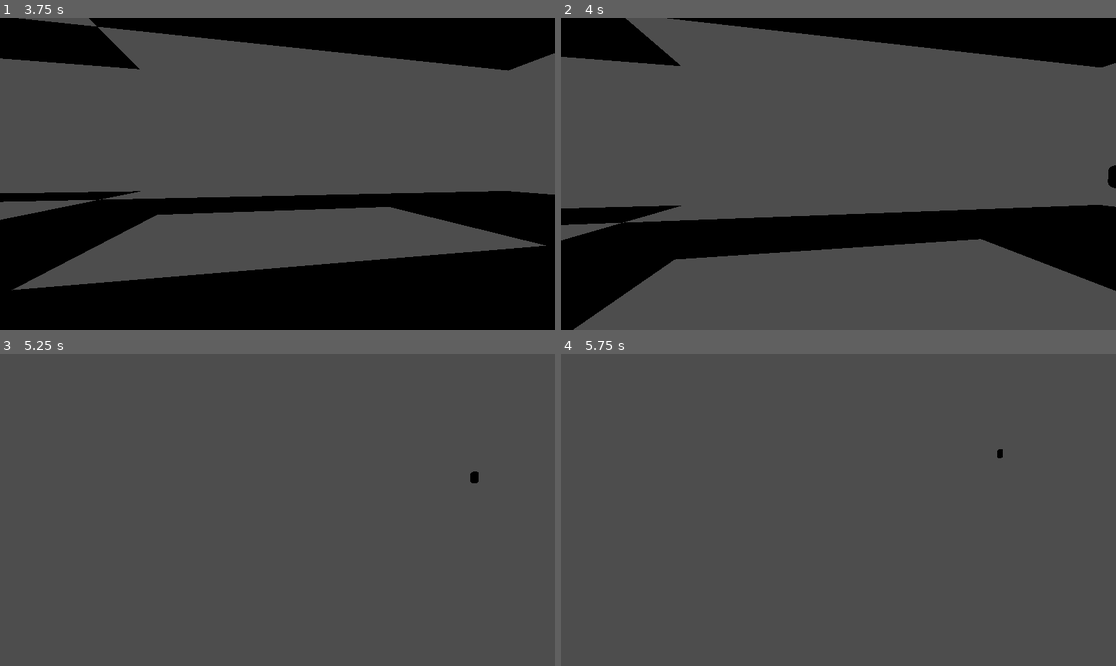
Above: before the commit, frames 1-4 (two rows, left to right).
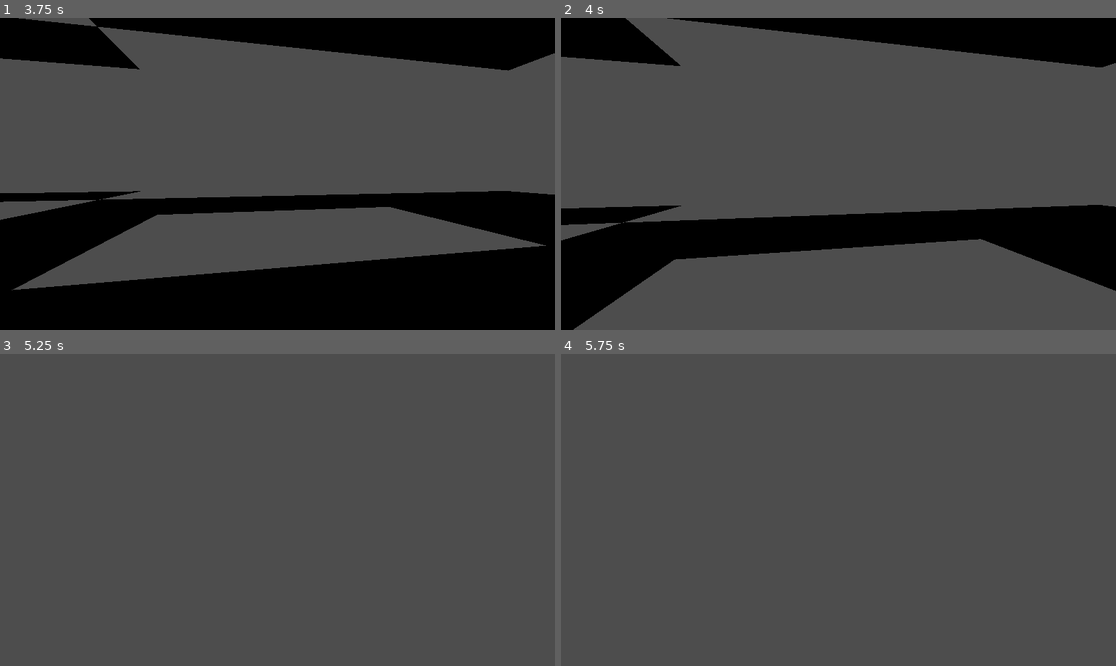
Above: after the commit, the same moments.

Repository: emklemkl/godot-group-project
Game: Godot game, scene res://scenes/main/main.tscn
The game is run twice, just before and just after one commit, with the same random seed, the same clock (stepped at 60 frames per second) and the same inputs.
Inputs (mouse positions are in pixels of both pictures, inside the frame that each line leads up to):
- Up to frame 1 (3.75 s): tap Enter (interact) at 0.5, 0.6, 1.35, 2.1, 2.85, 3.6 s; move the mouse to (305, 174) at 0.52 s; hold W (move_forward) from 0.53 s (still down); click (305, 174) at 0.67 s; tap Space (jump) at 0.77, 1.52, 3.02 s; move the mouse to (249, 174) at 1.27 s; move the mouse to (288, 167) at 2.02 s; move the mouse to (271, 180) at 2.77 s; click (271, 180) at 2.92 s; move the mouse to (316, 177) at 3.52 s
- Up to frame 2 (4 s): keep holding W (move_forward); tap Space (jump) at 3.77 s
- Up to frame 3 (5.25 s): keep holding W (move_forward); move the mouse to (233, 506) at 4.27 s; tap Enter (interact) at 4.35, 5.1 s; tap Space (jump) at 4.52 s; move the mouse to (283, 510) at 5.02 s; click (283, 510) at 5.17 s
- Up to frame 4 (5.75 s): keep holding W (move_forward)

Frame 1 is identical in both runs. In frame 2, less than 0.1% of the frame differs, in the area x 98-100%, y 47-55%; in frame 3, less than 0.1%; in frame 4, less than 0.1%.

Commit message:
bugfix, troll is now consistently following player

Diff:
--- a/scenes/creatures/troll.gd
+++ b/scenes/creatures/troll.gd
@@ -1,12 +1,11 @@
 extends CharacterBody3D
 
 
-const SPEED = 5.0
+const SPEED = 3.0
 const JUMP_VELOCITY = 4.5
 
 
 func get_pos() -> Vector3:
-
 	var player = get_parent().get_node("Player")
 	if player:
 		return player.global_transform.origin
@@ -14,8 +13,9 @@
 	return pos
 
 func _physics_process(delta: float) -> void:
-
 	var player_cur_pos = get_pos()
-	velocity.x = move_toward(velocity.x, player_cur_pos.x, SPEED)
-	velocity.z = move_toward(velocity.z, player_cur_pos.z, SPEED)
+	var troll_cur_pos = self.global_transform.origin
+	var direction = (player_cur_pos - troll_cur_pos).normalized()
+	velocity.x = direction.x * SPEED
+	velocity.z = direction.z * SPEED
 	move_and_slide()
